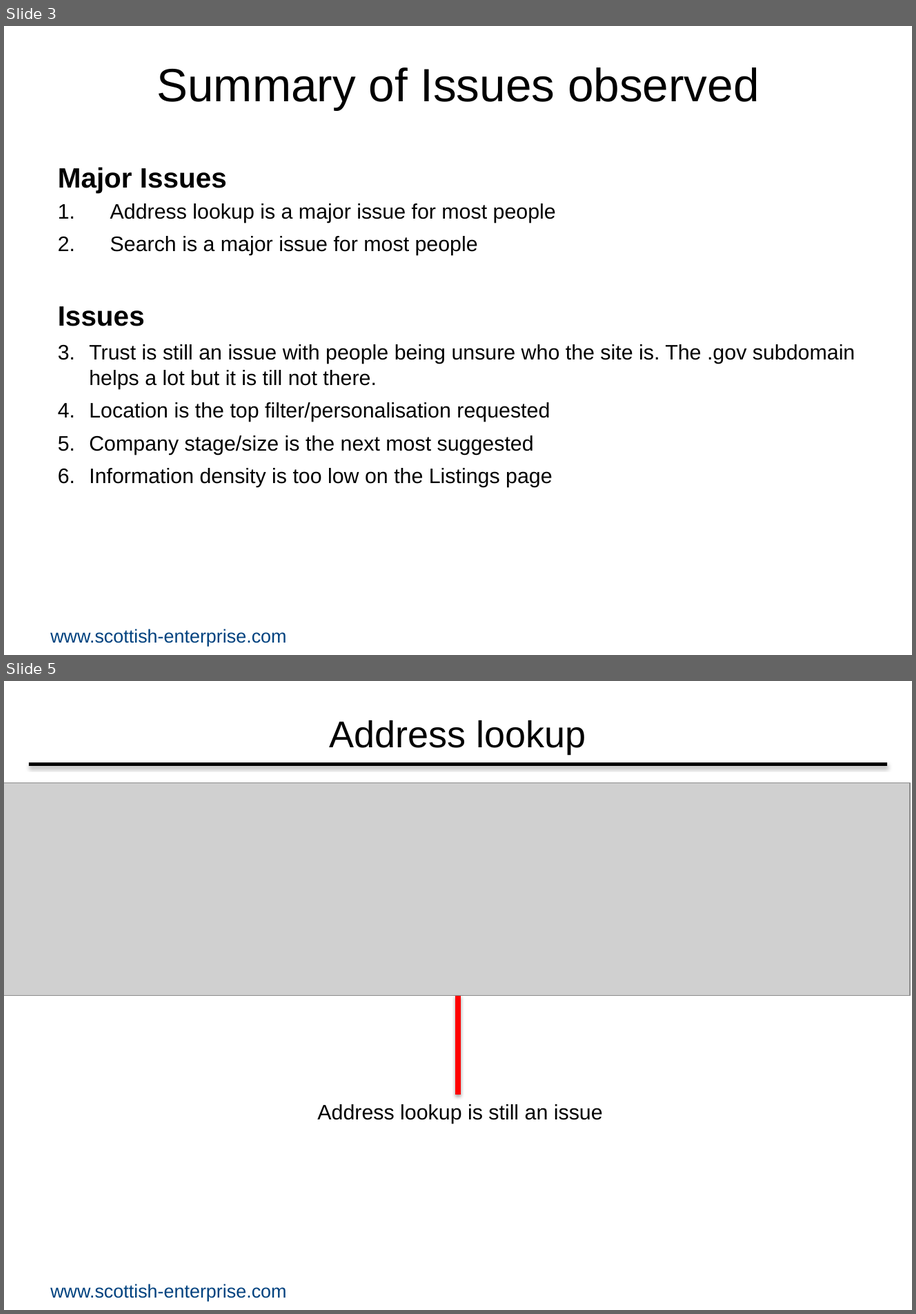
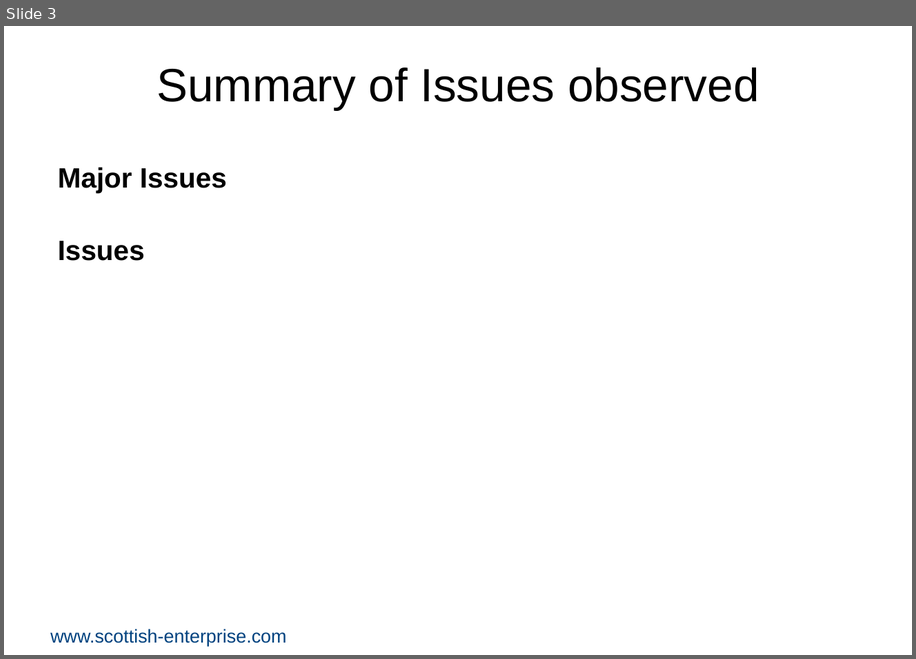
Before and after one commit to scotentSD/fbs, a slide deck: files/SEP-Usability-May-18.pptx. Shown one above the other, each under a label of ours: slides 3 and 5 before the commit, slide 3 after it; the slides between them are not shown. The pictures are 916x1314 and 916x659 pixels, drawn with LibreOffice and Linux fonts; fonts in the diff are those of the drawing; grey boxes stand for pictures; background and template pictures are left out. Boxes give left, top, right and bottom in pixels: in the first picture for what was removed or moved away, otherwise in the second. Text is boxed around its words. In the diff, an @@ line names an element or a change of style, - is before the commit and + after.

```diff
--- a/files/SEP-Usability-May-18.pptx
+++ b/files/SEP-Usability-May-18.pptx
@@ slide 5 removed at (4,681,912,1310), background #FFFFFF; not listed: 1 template element that a slide beside it also shows @@
@@ title removed at (330,720,586,754) @@
-Address lookup
@@ picture removed at (4,783,911,996) @@
@@ line removed from (29, 764) to (888, 764) @@
@@ line removed from (459, 1094) to (459, 996) @@
@@ text removed at (317,1104,603,1123) @@
-Address lookup is still an issue
@@ slide 3 changed as well @@
@@ text at (110,203,556,255): paragraphs removed @@
-1. Address lookup is a major issue for most people
-2. Search is a major issue for most people
@@ text at (89,344,855,488): paragraphs removed @@
-1. Trust is still an issue with people being unsure who the site is. The .gov subdomain helps a lot but it is till not there.
-2. Location is the top filter/personalisation requested
-3. Company stage/size is the next most suggested
-4. Information density is too low on the Listings page
```
Also in this commit, not shown: 2 other slides changed, 1 slide added, 3 other slides removed, 3 other files.
